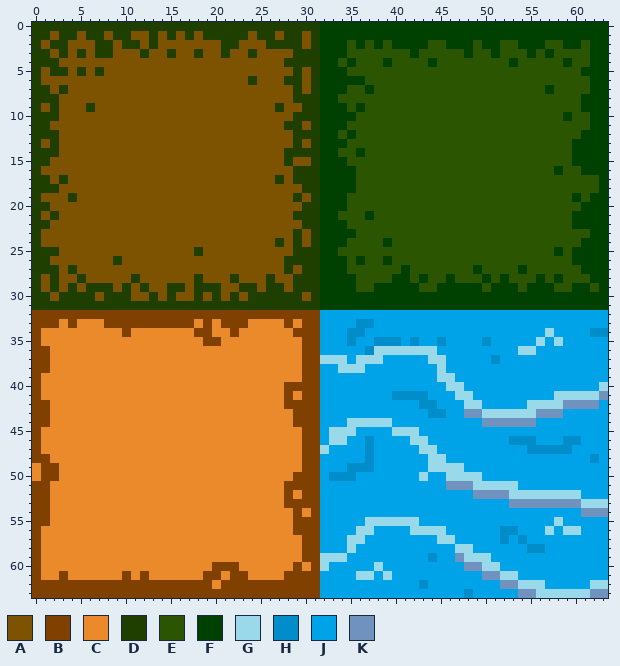
One commit to this pixel-art sprite: assets/Ground.png. The picture above is the old version.
The file is 64x64 pixels.
Palette (. is transparent): A #7d5200  B #804000  C #ea8a2b  D #1f3f01  E #2b5500  F #004000  G #99d9ea  H #008dca  J #00a2e8  K #7092be
Pixels before (only the part around the change), first column x 0:
 0 DDDDDDDDDDDDDDDDDDDDDDDDDDDDDDDDFFFFFFFFFFFF
 1 DDADDADDADDAADADADADDDDDADDADDADFFFFFFFFFFFF
 2 DADDAAADDADDADAAAAAAADDAAADDDDADFFFEFEFEFFFF
 3 DDADADADDAAADAADAADAADAADAAAADDDFFFEEEEEEEFE
 4 DDDAAAAAAAAAAAAAAAAAAAAAAAAADDDDFFEFEEEFEEEE
 5 DADDADADAAAAAAAAAAAAAAAAAAAAADADFFFEEEEEEEEE
 6 DAAAAAAAAAAAAAAAAAAAAAAADAAADDADFFFFFEEEEEEE
 7 DDADAAAAAAAAAAAAAAAAAAAAAAAAADADFFFEEFEEEEEE
 8 DDDAAAAAAAAAAAAAAAAAAAAAAAAAADDDFFEEEEEEEEEE
 9 DADAAADAAAAAAAAAAAAAAAAAAAADAADDFFFEFEEEEEEE
10 DDDAAAAAAAAAAAAAAAAAAAAAAAAAADDDFFFFEEEEEEEE
11 DDAAAAAAAAAAAAAAAAAAAAAAAAAADDADFFFEEEEEEEEE
12 DDDAAAAAAAAAAAAAAAAAAAAAAAAAADDDFFEFEEEEEEEE
13 DADAAAAAAAAAAAAAAAAAAAAAAAAAADADFFFEEEEEEEEE
14 DDDAAAAAAAAAAAAAAAAAAAAAAAAADDDDFFEEFEEEEEEE
15 DDAAAAAAAAAAAAAAAAAAAAAAAAAADAADFFFEEEEEEEEE
16 DAAAAAAAAAAAAAAAAAAAAAAAAAAAADDDFFFFEEEEEEEE
17 DDADAAAAAAAAAAAAAAAAAAAAAAADADDDFFFFEEEEEEEE
18 DDDAAAAAAAAAAAAAAAAAAAAAAAAAAADDFFFFEEEEEEEE
19 DAAADAAAAAAAAAAAAAAAAAAAAAAAADADFFFEEEEEEEEE
20 DDAAAAAAAAAAAAAAAAAAAAAAAAAAAADDFFFEEEEEEEEE
21 DADAAAAAAAAAAAAAAAAAAAAAAAAAADDDFFEEEFEEEEEE
22 DDAAAAAAAAAAAAAAAAAAAAAAAAAAAADDFFFEEEEEEEEE
23 DAAAAAAAAAAAAAAAAAAAAAAAAAAAADADFFFFEEEEEEEE
24 DAAAAAAAAAAAAAAAAAAAAAAAAAADADADFFFEEEEFEEEE
25 DDDAAAAAAAAAAAAAAADAAAAAAAAAADDDFFEEEEEEEEEE
26 DDAAAAAAADAAAAAAAAAAAAAAAAAADDDDFFFEFEEFEEEE
27 DDDADAAAAAAAAAAAAAAAAAAAAAAADADDFFFEEEEEEFEE
28 DADAADAAAAADAAAAAADAAADAAADAADDDFFFFEEEEFFEF
29 DADADADDDADADAADDADDDAADDADDADDDFFFFEEFFFFFE
30 DDADDDDADDDAADADAADADADADDDDDDADFFFFFFFFFFFF
31 DDDDDDDDDDDDDDDDDDDDDDDDDDDDDDDDFFFFFFFFFFFF
32 BBBBBBBBBBBBBBBBBBBBBBBBBBBBBBBBJJJJJJJJJJJJ
33 BBBCBCCCBBBBBBBBBBCBCBBBCCCCBCBBJJJJHHJJJJJJ
34 BCCCCCCCCCBCCCCCCCBBCCBCCCCCCBBBJJJHHJJJJJJJ
35 BCCCCCCCCCCCCCCCCCCBBCCCCCCCCCBBJJJHJJHHHJHJ
36 BBCCCCCCCCCCCCCCCCCCCCCCCCCCCCBBJJJJJHGGGGGG
37 BBCCCCCCCCCCCCCCCCCCCCCCCCCCCCBBGGGJGGGJJJJJ
38 BBCCCCCCCCCCCCCCCCCCCCCCCCCCCCBBJJGGGJJJJJJJ
39 BCCCCCCCCCCCCCCCCCCCCCCCCCCCCCBBJJJJJJJJJJJJ
40 BCCCCCCCCCCCCCCCCCCCCCCCCCCCBBBBJJJJJJJJJJJJ
41 BCCCCCCCCCCCCCCCCCCCCCCCCCCCBCBBJJJJJJJJHHHH
42 BBCCCCCCCCCCCCCCCCCCCCCCCCCCBBBBJJJJJJJJJJJH
43 BBCCCCCCCCCCCCCCCCCCCCCCCCCCCBBBJJJJJJJJJJJJ
44 BBCCCCCCCCCCCCCCCCCCCCCCCCCCCBBBJJJGGGGGJJJJ
45 BCCCCCCCCCCCCCCCCCCCCCCCCCCCCCBBJGGGJJJJGGGJ
The same view after the edit:
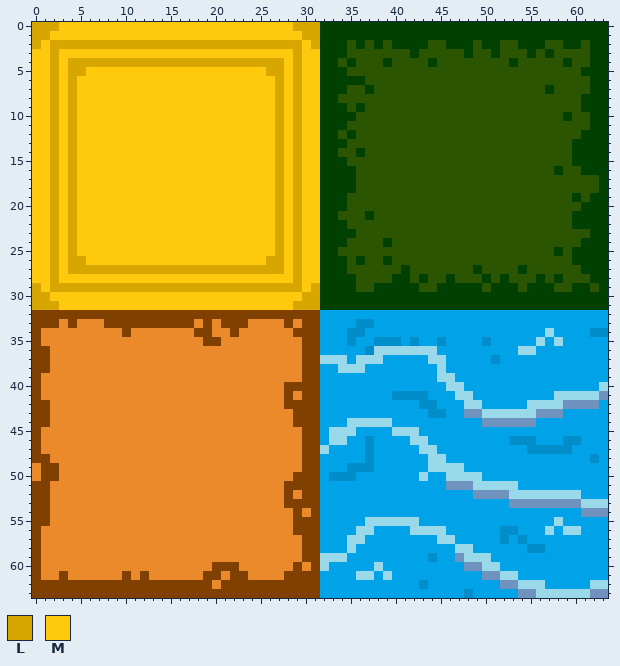
Colours new in this view: L #d7a700  M #ffc90e
Changes in this commit:
Changed rows in their new state; - is an unchanged pixel.
first column x 0:
 0 LLLMMMMMMMMMMMMMMMMMMMMMMMMMMLLL
 1 LLMMMMMMMMMMMMMMMMMMMMMMMMMMMMLL
 2 LMLLLLLLLLLLLLLLLLLLLLLLLLLLLLML
 3 MMLMMMMMMMMMMMMMMMMMMMMMMMMMMLMM
 4 MMLMLLLLLLLLLLLLLLLLLLLLLLLLMLMM
 5 MMLMLLMMMMMMMMMMMMMMMMMMMMLLMLMM
 6 MMLMLMMMMMMMMMMMMMMMMMMMMMMLMLMM
 7 MMLMLMMMMMMMMMMMMMMMMMMMMMMLMLMM
 8 MMLMLMMMMMMMMMMMMMMMMMMMMMMLMLMM
 9 MMLMLMMMMMMMMMMMMMMMMMMMMMMLMLMM
10 MMLMLMMMMMMMMMMMMMMMMMMMMMMLMLMM
11 MMLMLMMMMMMMMMMMMMMMMMMMMMMLMLMM
12 MMLMLMMMMMMMMMMMMMMMMMMMMMMLMLMM
13 MMLMLMMMMMMMMMMMMMMMMMMMMMMLMLMM
14 MMLMLMMMMMMMMMMMMMMMMMMMMMMLMLMM
15 MMLMLMMMMMMMMMMMMMMMMMMMMMMLMLMM
16 MMLMLMMMMMMMMMMMMMMMMMMMMMMLMLMM
17 MMLMLMMMMMMMMMMMMMMMMMMMMMMLMLMM
18 MMLMLMMMMMMMMMMMMMMMMMMMMMMLMLMM
19 MMLMLMMMMMMMMMMMMMMMMMMMMMMLMLMM
20 MMLMLMMMMMMMMMMMMMMMMMMMMMMLMLMM
21 MMLMLMMMMMMMMMMMMMMMMMMMMMMLMLMM
22 MMLMLMMMMMMMMMMMMMMMMMMMMMMLMLMM
23 MMLMLMMMMMMMMMMMMMMMMMMMMMMLMLMM
24 MMLMLMMMMMMMMMMMMMMMMMMMMMMLMLMM
25 MMLMLMMMMMMMMMMMMMMMMMMMMMMLMLMM
26 MMLMLLMMMMMMMMMMMMMMMMMMMMLLMLMM
27 MMLMLLLLLLLLLLLLLLLLLLLLLLLLMLMM
28 MMLMMMMMMMMMMMMMMMMMMMMMMMMMMLMM
29 LMLLLLLLLLLLLLLLLLLLLLLLLLLLLLML
30 LLMMMMMMMMMMMMMMMMMMMMMMMMMMMMLL
31 LLLMMMMMMMMMMMMMMMMMMMMMMMMMMLLL
Changed places in both pictures, as pixel boxes (x1, y1, x2, y2):
changed: (32, 22, 320, 310)
